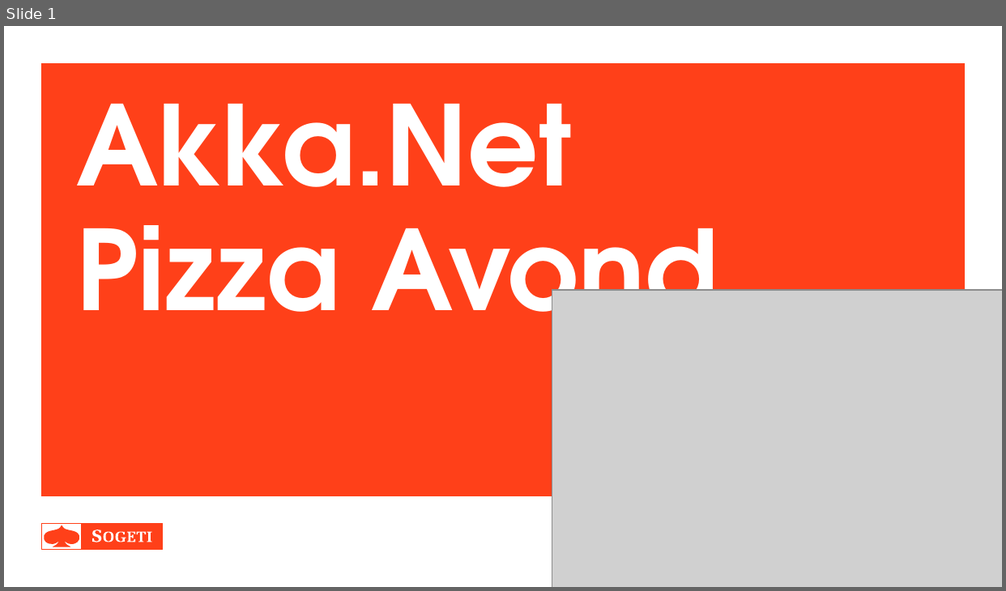
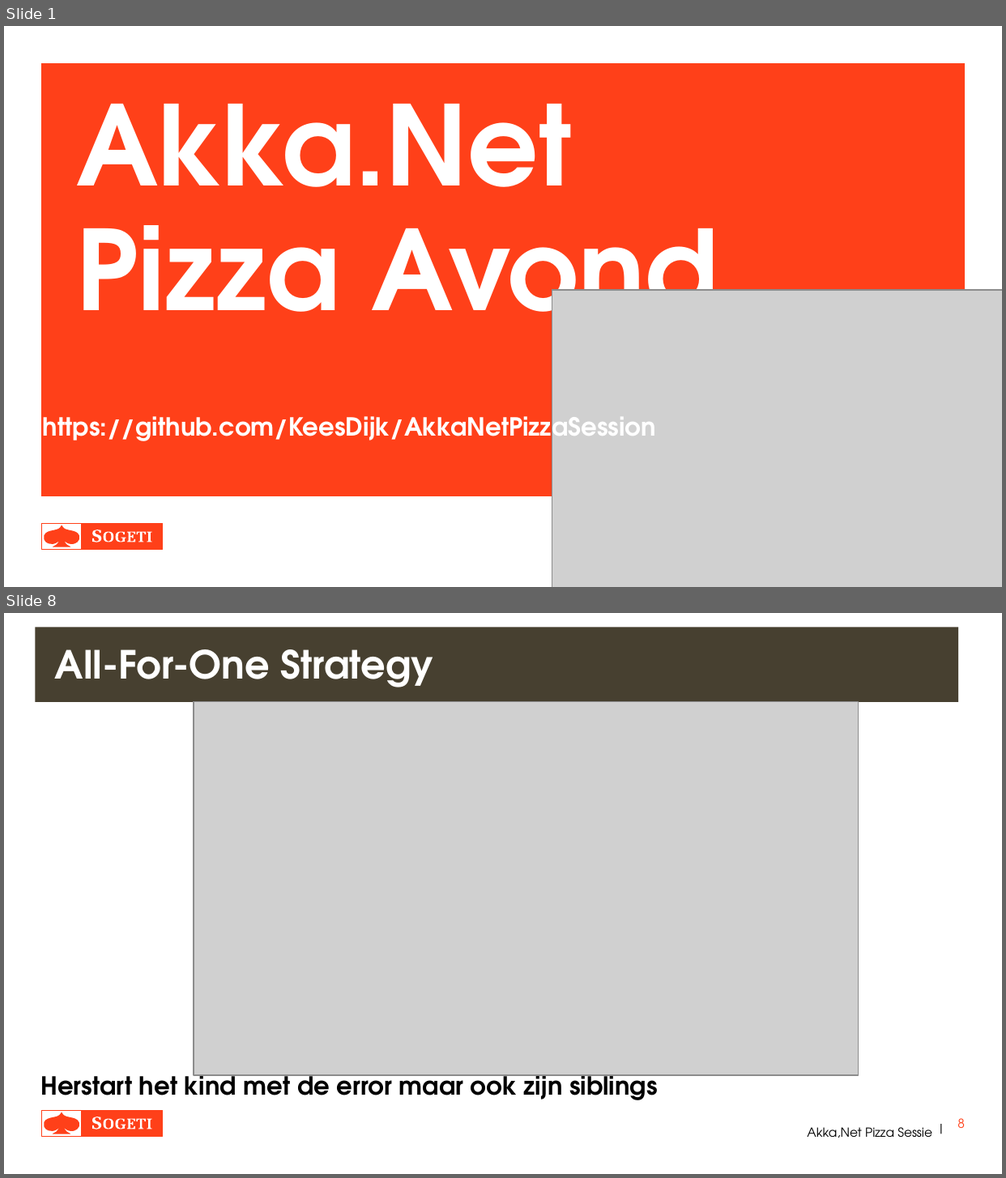
Before and after one commit to KeesDijk/AkkaNetPizzaSession, a slide deck: Documentation/AkkaNetPizzaAvond.pptx. Shown one above the other, each under a label of ours: slide 1 before the commit, slides 1 and 8 after it; the slides between them are not shown. The pictures are 1006x591 and 1006x1178 pixels, drawn with LibreOffice and Linux fonts; fonts in the diff are those of the drawing; grey boxes stand for pictures. Boxes give left, top, right and bottom in pixels: in the first picture for what was removed or moved away, otherwise in the second. Text is boxed around its words. In the diff, an @@ line names an element or a change of style, - is before the commit and + after.

```diff
--- a/Documentation/AkkaNetPizzaAvond.pptx
+++ b/Documentation/AkkaNetPizzaAvond.pptx
@@ slide 8 added at <box>4,613,1002,1174</box>, background #FFFFFF @@
@@ title added at <box>35,627,958,702</box>, fill #474030, 28 pt, text #FFFFFF, bold @@
+All-For-One Strategy
@@ picture added at <box>194,702,859,1075</box> @@
@@ text added at <box>40,1068,657,1101</box>, 18 pt, text #000000, bold @@
+Herstart het kind met de error maar ook zijn siblings
@@ group added at <box>41,1111,162,1137</box>: 7 freeform shapes, 2 rectangles @@
@@ text added at <box>932,1116,950,1137</box>, 9 pt, text #000000 @@
+|
@@ page number added at <box>957,1118,965,1128</box>, 9 pt, text #FF4019 @@
+8
@@ text added at <box>807,1127,932,1138</box>, 9 pt, text #000000 @@
+Akka,Net Pizza Sessie
@@ slide 1 changed as well @@
@@ text added at <box>43,409,656,447</box>, 18 pt, text #FFFFFF, bold @@
+https://github.com/KeesDijk/AkkaNetPizzaSession
```
Also in this commit, not shown: 2 other slides changed, 7 other slides added, 59 other files.
